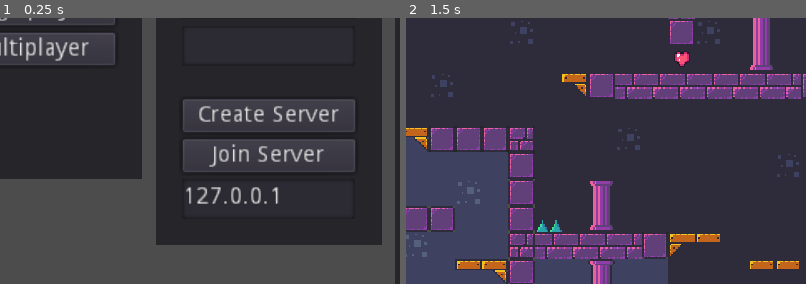
Above: before the commit, frames 1-2 (left to right).
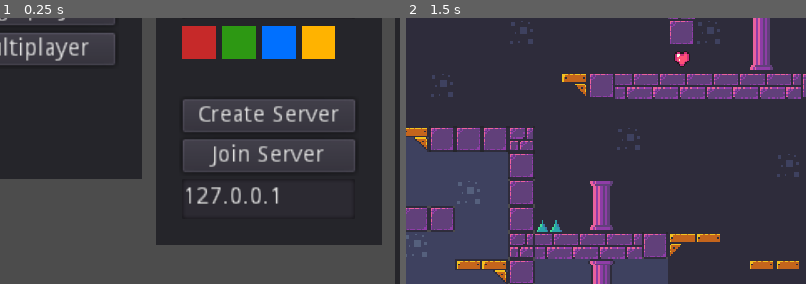
Above: after the commit, the same moments.

Repository: dalefrob/ELearningMultiplayer
Game: Godot game, scene res://Scenes/MainMenu.tscn
Same seed, same stepped clock (60 frames per second), same inputs: the game is played once before the commit and once after it.
Inputs:
- Up to frame 1 (0.25 s): no input
- Up to frame 2 (1.5 s): click "Singleplayer" at 0.5 s; click "Leave" at 1.25 s
The pictures show only the part of the screen within x 11-61%, y 15-65%; the shares and areas given below are measured in that part.

The runs differ from the first frame. In frame 1, 4.2% of the frame differs, in the area x 45-84%, y 3-16%; in frame 2, nothing differs.

Commit message:
player color mockup
- removed player color selection and replaced it with a mockup

Diff:
--- a/MultiplayerMenuPanel.gd
+++ b/MultiplayerMenuPanel.gd
@@ -2,7 +2,6 @@
 
 onready var ip = $IpAddressEdit
 onready var player_name = $NameEdit
-onready var p_color_template = $PlayerColorList/_color_template
 
 var random_names = ["Orion", "Dale", "Mana", "Brad", "James", "Rob", "Dan"]
 
@@ -11,15 +10,7 @@
 func _ready():
 	randomize()
 	player_name.text = random_names[rand_range(0, random_names.size())]
-	set_up_colors()
 
-# todo finish this!! USE TEXTURES NOT NODES
-func set_up_colors():
-	var colors = [Color8(255,0,0,255),Color8(255,255,0,255),Color8(0,255,0,255),Color8(0,0,255,255)]
-	for c in colors:
-		var new_item = p_color_template.duplicate()
-		new_item.color = c
-		new_item.show()
 
 func _on_CreateServerButton_pressed():
 	Multiplayer.local_info.name = player_name.text
--- a/Scenes/MainMenu.tscn
+++ b/Scenes/MainMenu.tscn
@@ -72,20 +72,51 @@
 "_edit_use_anchors_": false
 }
 
-[node name="PlayerColorList" type="ItemList" parent="MultiplayerMenuPanel"]
+[node name="PlayerColors" type="GridContainer" parent="MultiplayerMenuPanel"]
 margin_left = 16.0
 margin_top = 52.0
 margin_right = 120.0
 margin_bottom = 76.0
-__meta__ = {
-"_edit_use_anchors_": false
-}
-
-[node name="_color_template" type="ColorRect" parent="MultiplayerMenuPanel/PlayerColorList"]
-visible = false
-margin_right = 24.0
-margin_bottom = 24.0
+columns = 4
+__meta__ = {
+"_edit_use_anchors_": false
+}
+
+[node name="Red" type="ColorRect" parent="MultiplayerMenuPanel/PlayerColors"]
+margin_right = 20.0
+margin_bottom = 20.0
+rect_min_size = Vector2( 20, 20 )
 color = Color( 0.776471, 0.160784, 0.160784, 1 )
+__meta__ = {
+"_edit_use_anchors_": false
+}
+
+[node name="Green" type="ColorRect" parent="MultiplayerMenuPanel/PlayerColors"]
+margin_left = 24.0
+margin_right = 44.0
+margin_bottom = 20.0
+rect_min_size = Vector2( 20, 20 )
+color = Color( 0.176471, 0.596078, 0.0745098, 1 )
+__meta__ = {
+"_edit_use_anchors_": false
+}
+
+[node name="Blue" type="ColorRect" parent="MultiplayerMenuPanel/PlayerColors"]
+margin_left = 48.0
+margin_right = 68.0
+margin_bottom = 20.0
+rect_min_size = Vector2( 20, 20 )
+color = Color( 0, 0.439216, 1, 1 )
+__meta__ = {
+"_edit_use_anchors_": false
+}
+
+[node name="Yellow" type="ColorRect" parent="MultiplayerMenuPanel/PlayerColors"]
+margin_left = 72.0
+margin_right = 92.0
+margin_bottom = 20.0
+rect_min_size = Vector2( 20, 20 )
+color = Color( 1, 0.701961, 0, 1 )
 __meta__ = {
 "_edit_use_anchors_": false
 }
